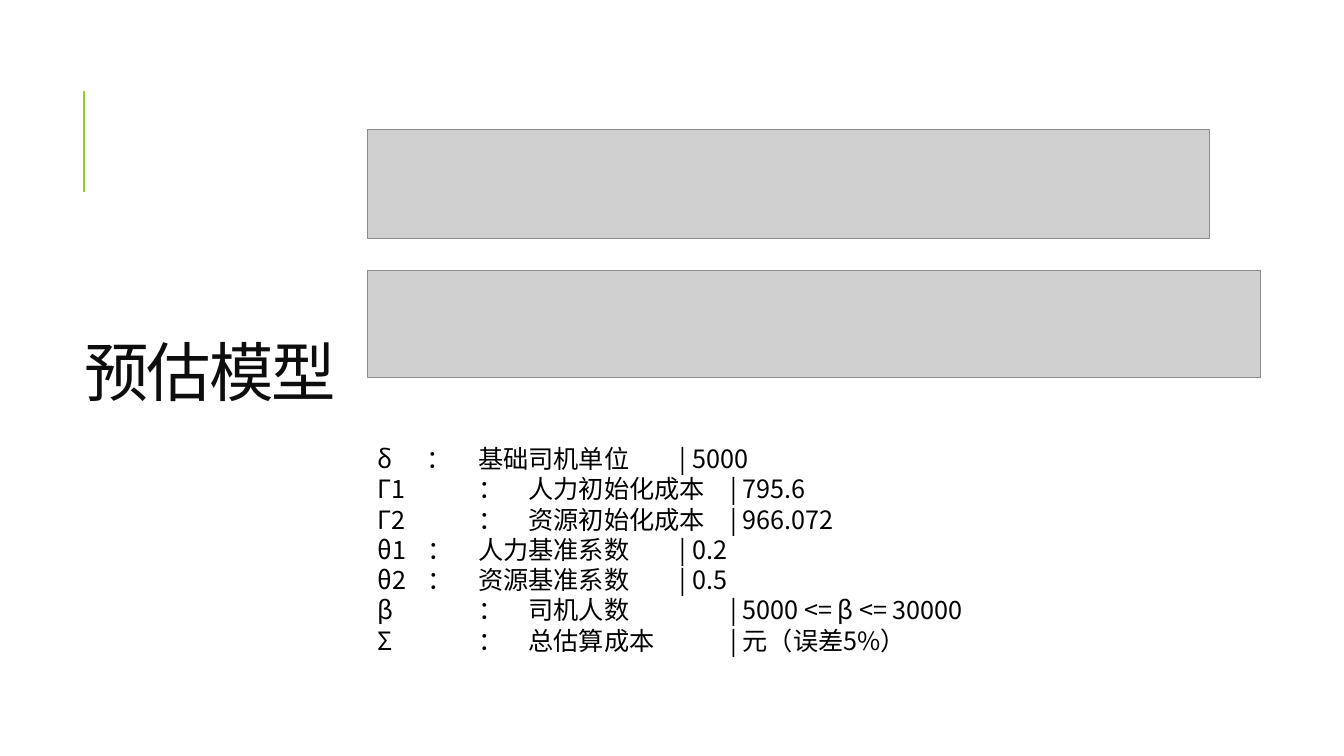
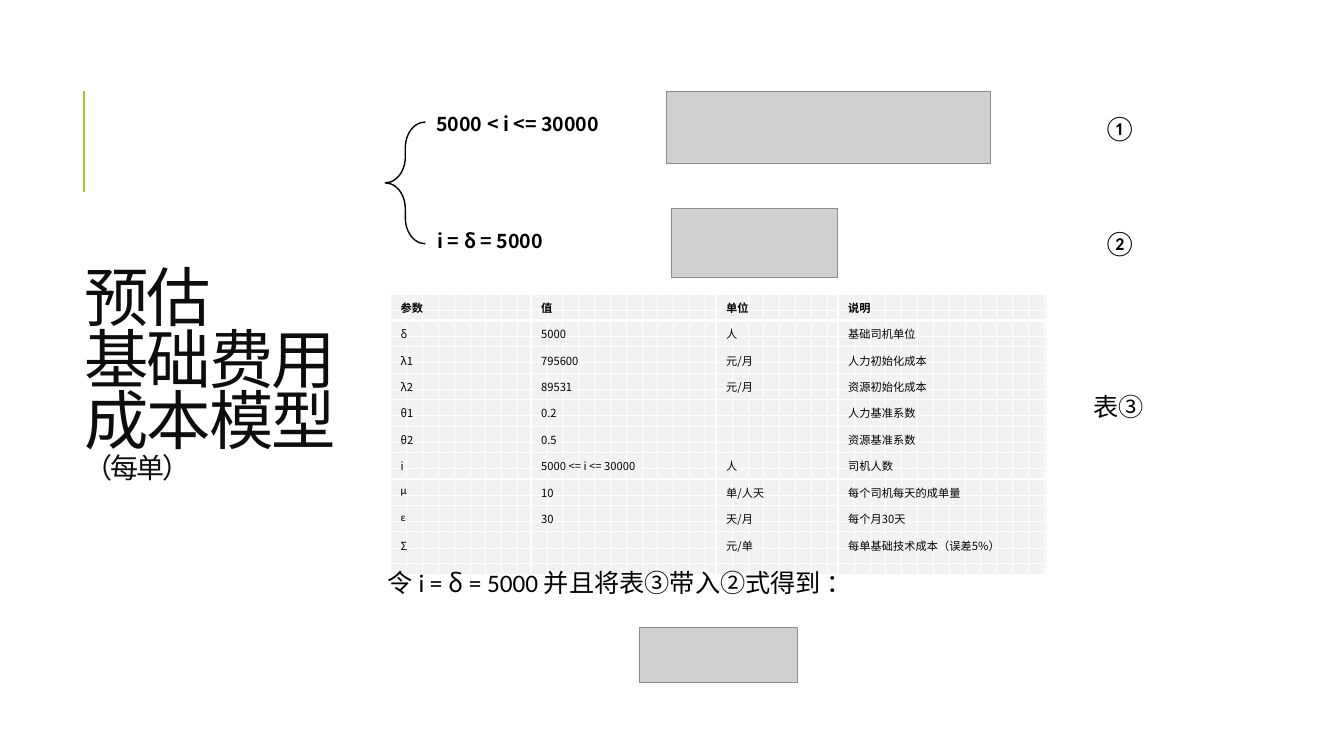
Before and after one commit to gogodog/wiki, a slide deck: slide 15 of 搜谷v2.pptx (slide 14 before the commit). Drawn at 1344x756 pixels with LibreOffice and Linux fonts; fonts in the diff are those of the drawing; grey boxes stand for pictures. Boxes give left, top, right and bottom in pixels: in the first picture for what was removed or moved away, otherwise in the second. Text is boxed around its words. In the diff, an @@ line names an element or a change of style, - is before the commit and + after.

Commit message:
添加增值成本分开计算

```diff
--- a/搜谷v2.pptx
+++ b/搜谷v2.pptx
@@ text added at box(436, 115, 599, 132), 14 pt, text #000000, bold @@
+5000 < i <= 30000
@@ picture added at box(667, 92, 991, 164) @@
@@ text added at box(1103, 117, 1136, 142), 18 pt, text #000000 @@
+①
@@ picture removed at box(368, 129, 1210, 238) @@
@@ left brace added at box(385, 122, 425, 244), outline #000000 1 pt @@
@@ picture added at box(673, 209, 839, 278) @@
@@ text added at box(438, 232, 543, 249), 14 pt, text #000000, bold @@
+i = δ = 5000
@@ text added at box(1103, 232, 1136, 257), 18 pt, text #000000 @@
+②
@@ title at box(85, 267, 336, 481): text changed @@
-预估模型
+预估
+基础费用
+成本模型
+（每单）
@@ picture removed at box(368, 270, 1261, 378) @@
@@ table added at box(390, 294, 1047, 556), 10 rows, 4 columns @@
+参数 | 值 | 单位 | 说明
+δ | 5000 | 人 | 基础司机单位
+λ1 | 795600 | 元/月 | 人力初始化成本
+λ2 | 89531 | 元/月 | 资源初始化成本
+θ1 | 0.2 |  | 人力基准系数
+θ2 | 0.5 |  | 资源基准系数
+i | 5000 <= i <= 30000 | 人 | 司机人数
+μ | 10 | 单/人天 | 每个司机每天的成单量
+ε | 30 | 天/月 | 每个月30天
+Σ |  | 元/单 | 每单基础技术成本（误差5%）
@@ text added at box(1094, 394, 1144, 418), 18 pt, text #000000 @@
+表③
@@ text removed at box(377, 446, 963, 653) @@
-δ ： 基础司机单位 | 5000
-Γ1 ： 人力初始化成本 | 795.6
-Γ2 ： 资源初始化成本 | 966.072
-θ1 ： 人力基准系数 | 0.2
-θ2 ： 资源基准系数 | 0.5
-β ： 司机人数 | 5000 <= β <= 30000
-Σ ： 总估算成本 | 元（误差5%）
@@ text added at box(388, 570, 821, 594), 18 pt, text #000000 @@
+令 i = δ = 5000 并且将表③带入②式得到 ：
@@ picture added at box(640, 628, 799, 683) @@
```
Also in this commit, not shown: 6 other slides changed, 3 slides added, 3 other files.
